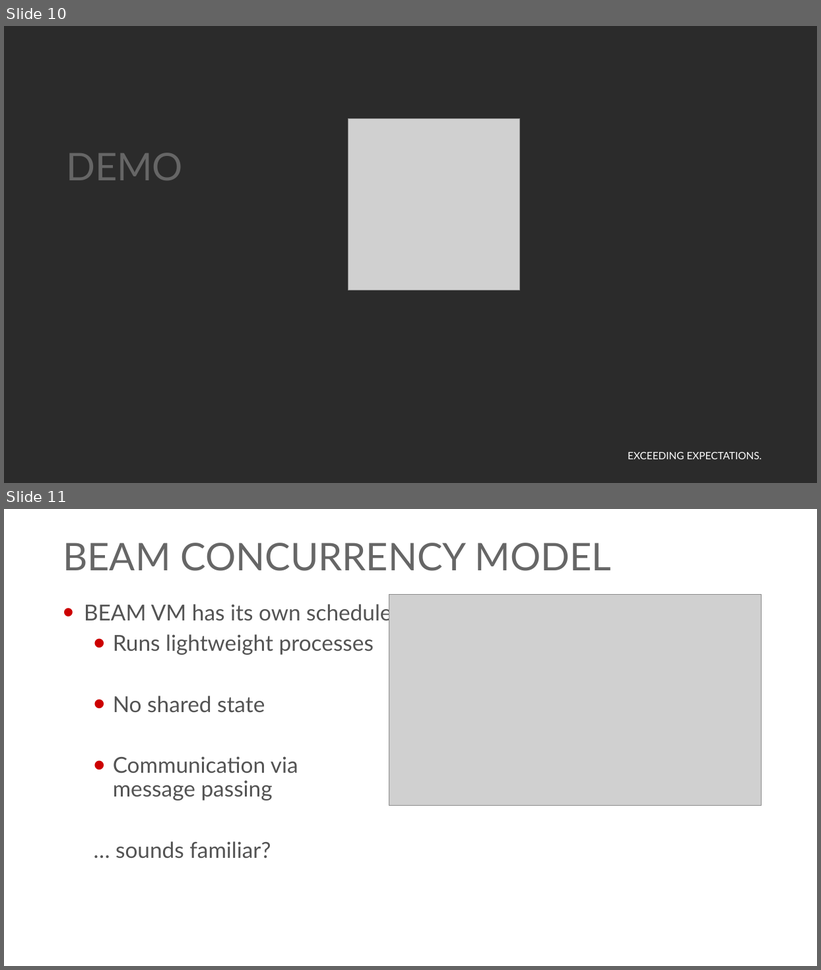
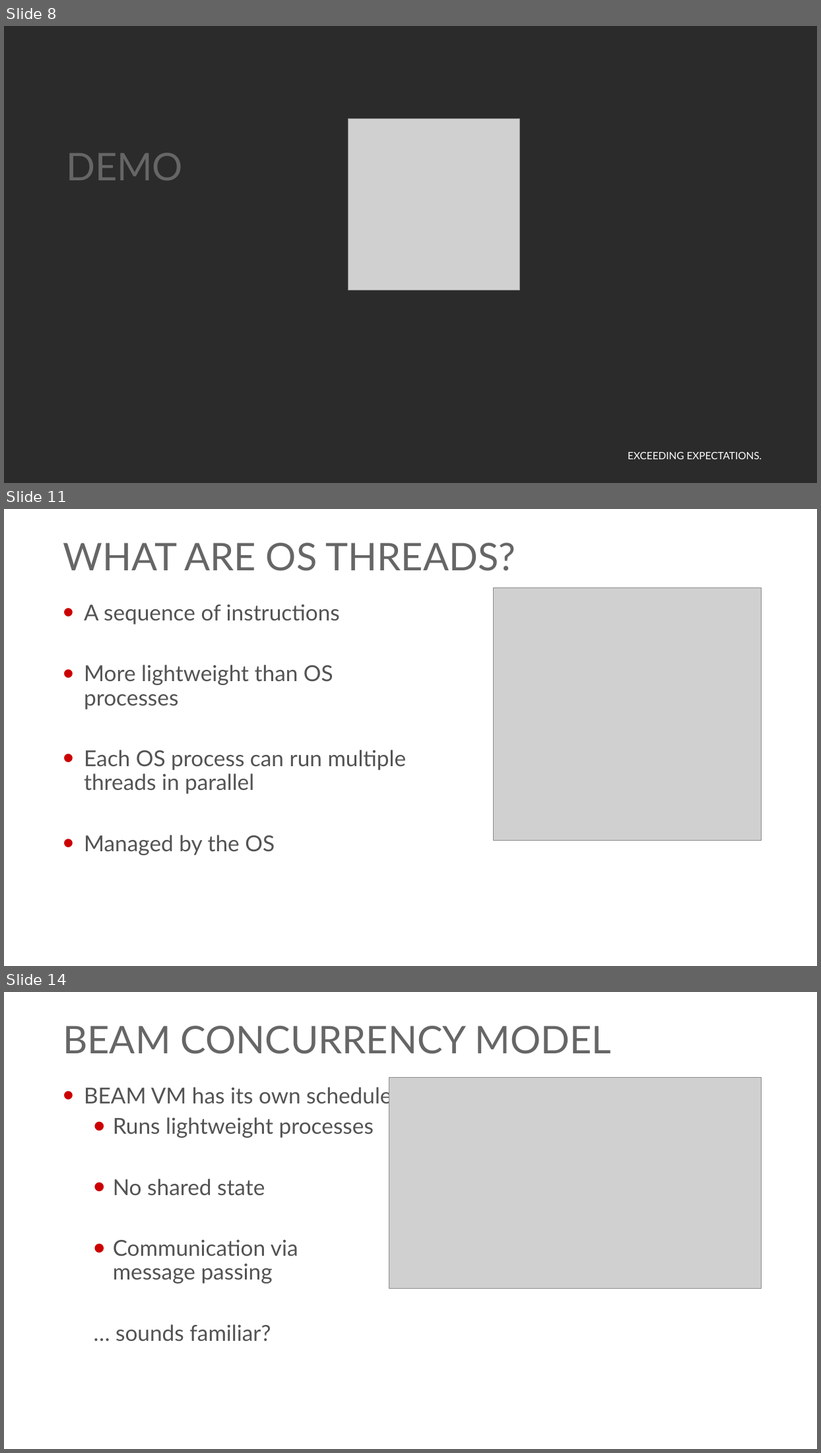
Before and after one commit to georgiyolovski/elixir-workshop, a slide deck: day2/Elixir - Day 2.pptx. Shown one above the other, each under a label of ours: slides 10 and 11 before the commit, slides 8, 11 and 14 after it; the slides between them are not shown. The pictures are 821x970 and 821x1453 pixels, drawn with LibreOffice and Linux fonts; fonts in the diff are those of the drawing; grey boxes stand for pictures; background and template pictures are left out; a plain dark background stands for a picture behind light text. Boxes give left, top, right and bottom in pixels: in the first picture for what was removed or moved away, otherwise in the second. Text is boxed around its words. In the diff, an @@ line names an element or a change of style, - is before the commit and + after.

```diff
--- a/day2/Elixir - Day 2.pptx
+++ b/day2/Elixir - Day 2.pptx
@@ slide 11 added at [4, 509, 817, 966], background #FFFFFF; not listed: 1 template element that a slide beside it also shows @@
@@ title added at [63, 543, 516, 571], 45 pt, text #666666 @@
+WHAT ARE OS THREADS?
@@ picture added at [494, 588, 762, 841] @@
@@ text added at [84, 604, 407, 855], 26 pt, text #535353 @@
+• A sequence of instructions
+• More lightweight than OS processes
+• Each OS process can run multiple threads in parallel
+• Managed by the OS
@@ what was slide 10 is now slide 8 @@
@@ what was slide 11 is now slide 14 @@
```
Also in this commit, not shown: 5 slides changed, 5 other slides added, 1 slide removed, 2 other files.
